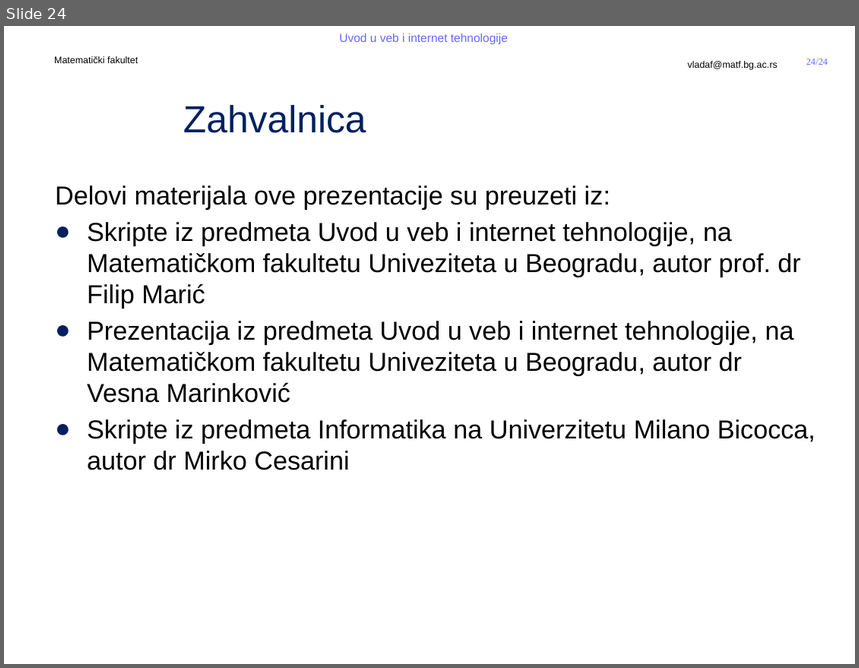
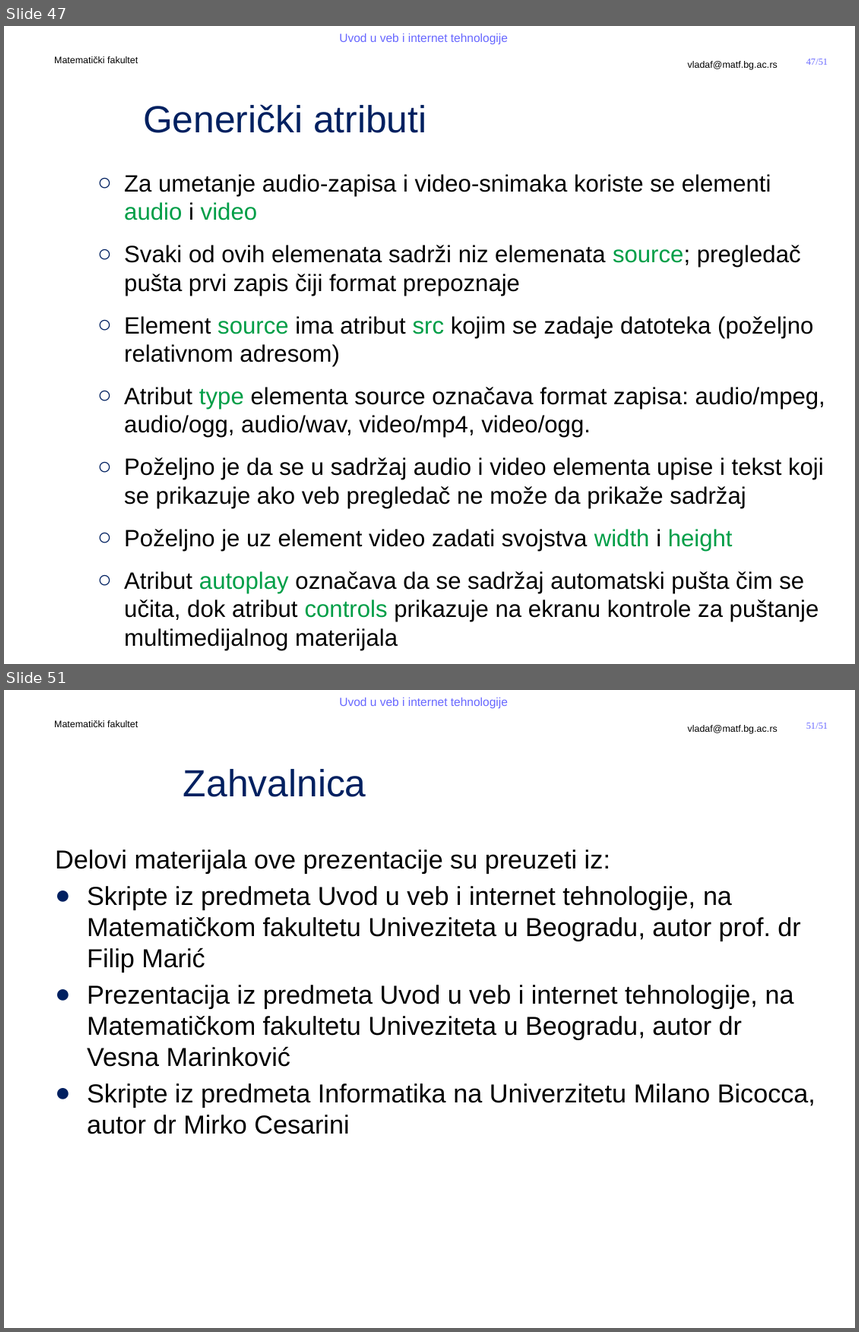
Before and after one commit to MatfUVIT/info, a slide deck: predavanja/prezentacije/UVIT03-01-HTML 5.pptx. Shown one above the other, each under a label of ours: slide 24 before the commit, slides 47 and 51 after it; the slides between them are not shown. The pictures are 859x668 and 859x1332 pixels, drawn with LibreOffice and Linux fonts; fonts in the diff are those of the drawing; background and template pictures are left out. Boxes give left, top, right and bottom in pixels: in the first picture for what was removed or moved away, otherwise in the second. Text is boxed around its words. In the diff, an @@ line names an element or a change of style, - is before the commit and + after.

```diff
--- a/predavanja/prezentacije/UVIT03-01-HTML 5.pptx
+++ b/predavanja/prezentacije/UVIT03-01-HTML 5.pptx
@@ slide 47 added at (4,26,855,664), background #FFFFFF; not listed: 5 template elements that a slide beside it also shows @@
@@ title added at (143,104,427,133), 32 pt, text #002060 @@
+Generički atributi
@@ text added at (124,174,826,651), 20 pt, text #000000 @@
+  ○ Za umetanje audio-zapisa i video-snimaka koriste se elementi audio i video
+  ○ Svaki od ovih elemenata sadrži niz elemenata source; pregledač pušta prvi zapis čiji format prepoznaje
+  ○ Element source ima atribut src kojim se zadaje datoteka (poželjno relativnom adresom)
+  ○ Atribut type elementa source označava format zapisa: audio/mpeg, audio/ogg, audio/wav, video/mp4, video/ogg.
+  ○ Poželjno je da se u sadržaj audio i video elementa upise i tekst koji se prikazuje ako veb pregledač ne može da prikaže sadržaj
+  ○ Poželjno je uz element video zadati svojstva width i height
+  ○ Atribut autoplay označava da se sadržaj automatski pušta čim se učita, dok atribut controls prikazuje na ekranu kontrole za puštanje multimedijalnog materijala
@@ what was slide 24 is now slide 51 @@
@@ page number at (807,723,828,729): text changed @@
-24/24
+51/51
```
Also in this commit, not shown: 1 slide changed, 27 other slides added, 1 slide removed, 3 other files.
